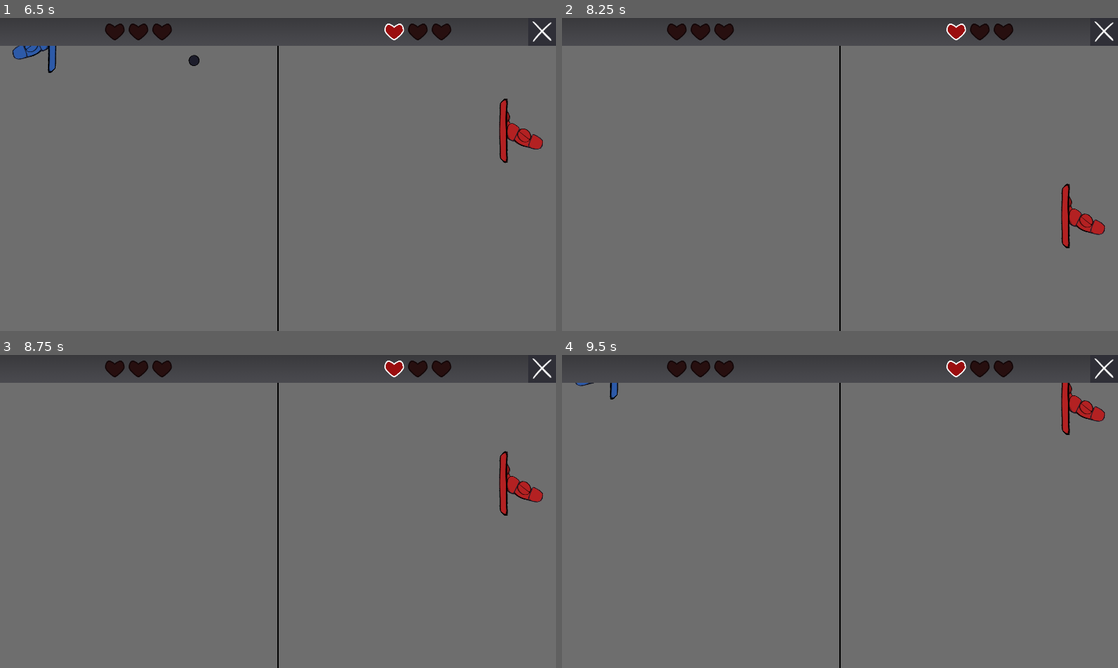
Above: before the commit, frames 1-4 (two rows, left to right).
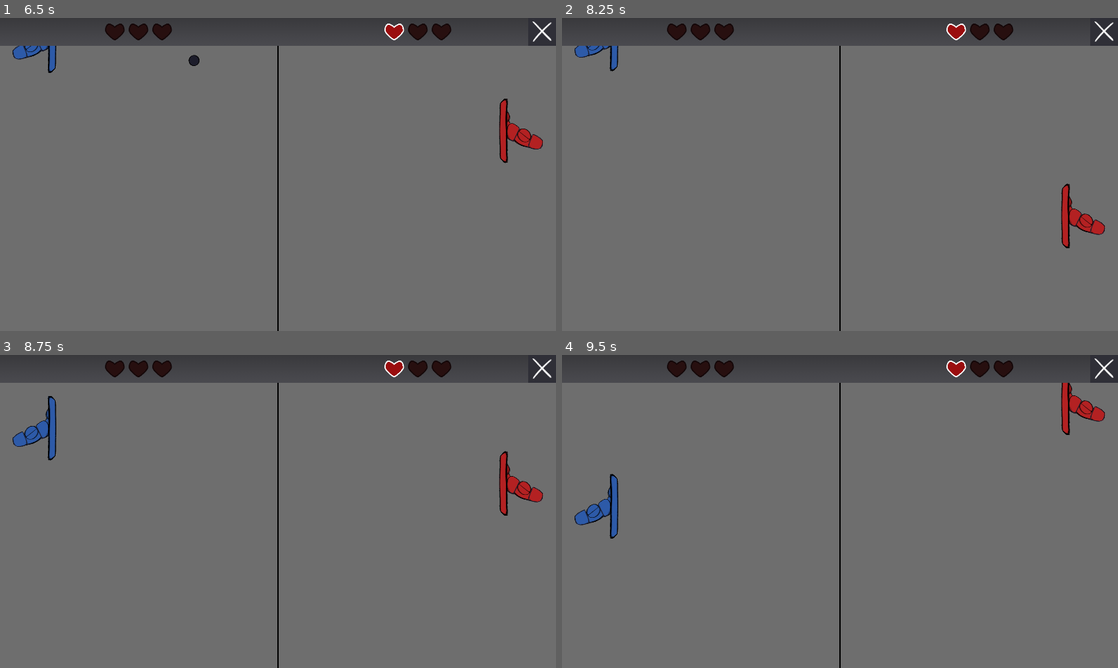
Above: after the commit, the same moments.

Repository: parrotwise/gmtk26-pong
Game: Godot game, scene res://Scenes/game_scene.tscn
Two runs of this game, one before a commit and one after it. Both use one fixed random seed, a clock stepped at 60 frames per second and the inputs below.
Inputs:
- Up to frame 1 (6.5 s): hold Up (ui_up) 0.53-2.03 s; hold Down (ui_down) 2.03-4.28 s; hold Up (ui_up) from 4.28 s (still down)
- Up to frame 2 (8.25 s): release Up (ui_up) at 8.03 s; hold Down (ui_down) from 8.03 s (still down)
- Up to frame 3 (8.75 s): keep holding Down (ui_down)
- Up to frame 4 (9.5 s): keep holding Down (ui_down)

Frame 1 is identical in both runs. In frame 2, 0.3% of the frame differs, in the area x 2-11%, y 8-18%; in frame 3, 0.6%; in frame 4, 0.7%, in the area x 2-11%, y 8-59%.
Error before the commit: Invalid type in utility function "clamp()". Cannot convert argument 3 from Vector2 to float. (res://Scripts/player.gd:26)

Commit message:
Update player.gd

Diff:
--- a/Scripts/player.gd
+++ b/Scripts/player.gd
@@ -23,4 +23,4 @@
 
 
 
-	position.y = clamp(position.y, 0, GameManager.hud.bar.size)
+	position.y = clamp(position.y, 0, get_viewport().size.y)
